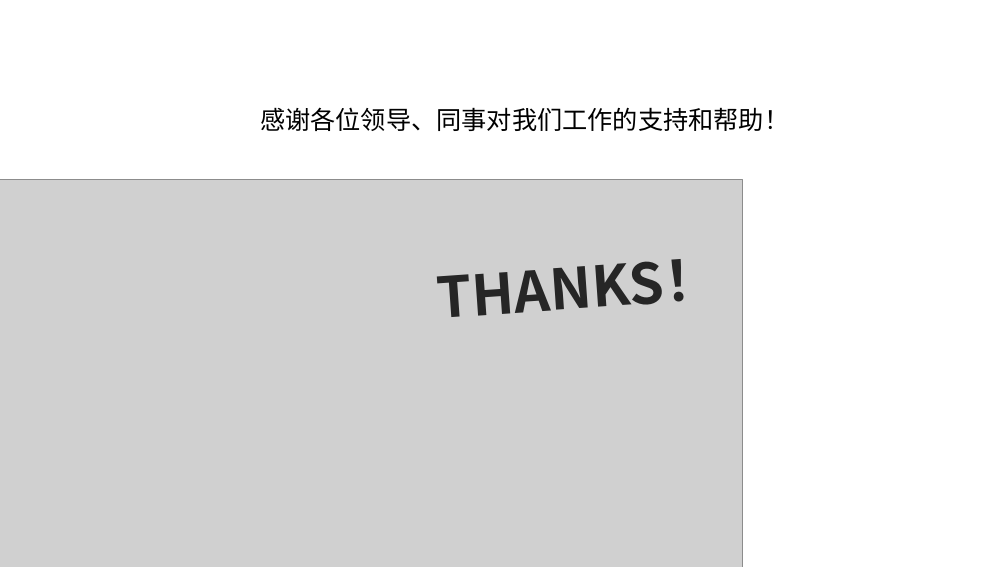
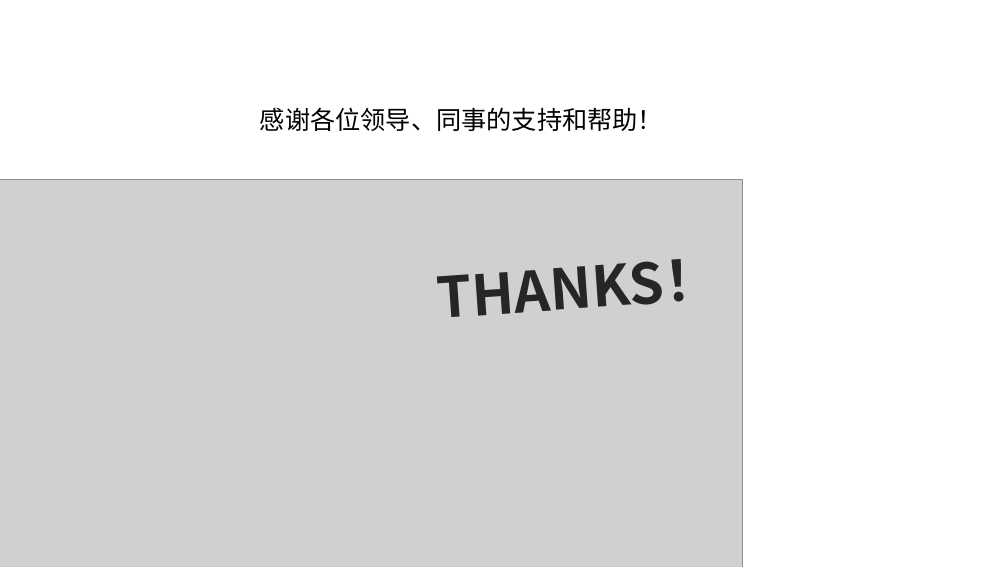
Before and after one commit to sunliangliang9201/interview_prepare, a slide deck: slide 14 of 在线阶段汇报20190606.pptx. Drawn at 1008x567 pixels with LibreOffice and Linux fonts; fonts in the diff are those of the drawing; grey boxes stand for pictures. Boxes give left, top, right and bottom in pixels: in the first picture for what was removed or moved away, otherwise in the second. Text is boxed around its words. In the diff, an @@ line names an element or a change of style, - is before the commit and + after.

```diff
--- a/在线阶段汇报20190606.pptx
+++ b/在线阶段汇报20190606.pptx
@@ text at box(260, 107, 663, 131): text changed @@
-感谢各位领导、同事对我们工作的支持和帮助！
+感谢各位领导、同事的支持和帮助！
```
Also in this commit, not shown: 3 other slides changed.
